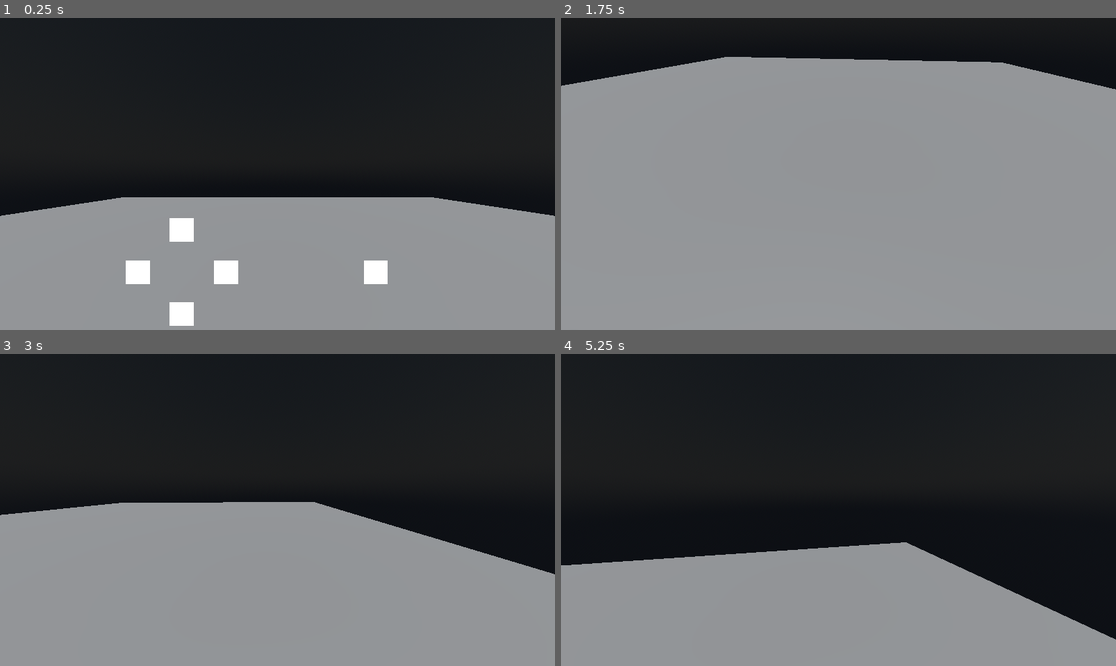
Above: before the commit, frames 1-4 (two rows, left to right).
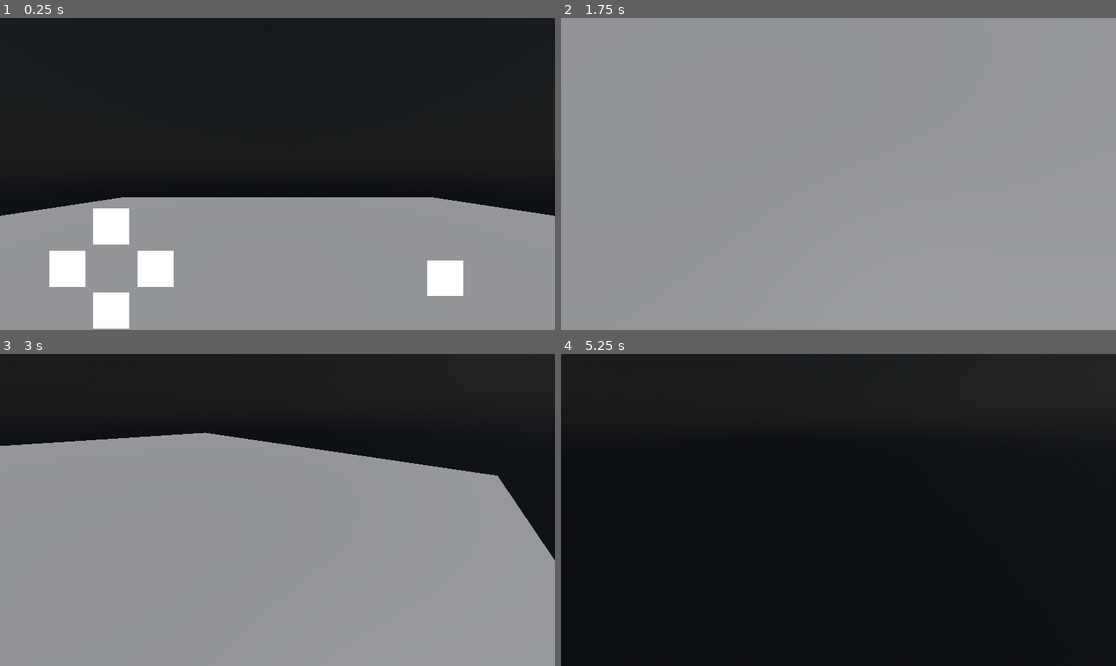
Above: after the commit, the same moments.

Repository: clbwhazzup/godot3D
Game: Godot game, scene res://scenes/level_1.tscn
Two runs of this game, one before a commit and one after it. Both use one fixed random seed, a clock stepped at 60 frames per second and the inputs below.
Inputs (mouse positions are in pixels of both pictures, inside the frame that each line leads up to):
- Up to frame 1 (0.25 s): no input
- Up to frame 2 (1.75 s): tap Enter at 0.5 s; move the mouse to (960, 158) at 0.52 s; hold D (move_right) 0.53-1.25 s; tap E (interact) at 0.6 s; click (960, 158) at 0.67 s; tap Space (jump) at 0.77 s; drag from (727, 189) to (810, 236) at 1.27 s
- Up to frame 3 (3 s): move the mouse to (333, 441) at 2.02 s; hold D (move_right) 2.03-2.78 s; tap E (interact) at 2.1, 2.85 s; move the mouse to (271, 516) at 2.77 s; hold W (move_forward) from 2.78 s (still down)
- Up to frame 4 (5.25 s): keep holding W (move_forward); tap Space (jump) at 3.02, 3.77, 4.52 s; move the mouse to (877, 513) at 3.52 s; tap E (interact) at 3.6, 4.35, 5.1 s; move the mouse to (794, 506) at 4.27 s; move the mouse to (844, 510) at 5.02 s

The runs differ from the first frame. In frame 1, 5.1% of the frame differs, in the area x 8-84%, y 61-100%; in frame 2, 16%; in frame 3, 20%; in frame 4, 31%, in the area x 0-100%, y 60-100%.

Commit message:
fixing touch controls pt5

Diff:
--- a/scenes/level_1.tscn
+++ b/scenes/level_1.tscn
@@ -69,6 +69,7 @@
 grow_horizontal = 2
 grow_vertical = 2
 mouse_filter = 2
+ratio = 1.6205
 script = ExtResource("2_bswci")
 
 [node name="Overlay" type="Control" parent="TouchControls"]
@@ -80,31 +81,32 @@
 anchors_preset = 2
 anchor_top = 1.0
 anchor_bottom = 1.0
+offset_left = 68.0
 offset_top = -245.0
-offset_right = 245.0
+offset_right = 313.0
 grow_vertical = 0
 
 [node name="Forward" type="TouchScreenButton" parent="TouchControls/Overlay/Directional"]
-position = Vector2(100, 12)
-scale = Vector2(50, 50)
+position = Vector2(74, -8)
+scale = Vector2(75, 75)
 texture_normal = SubResource("CanvasTexture_bswci")
 action = "move_forward"
 
 [node name="Back" type="TouchScreenButton" parent="TouchControls/Overlay/Directional"]
-position = Vector2(100, 187)
-scale = Vector2(50, 50)
+position = Vector2(74, 167)
+scale = Vector2(75, 75)
 texture_normal = SubResource("CanvasTexture_bswci")
 action = "move_back"
 
 [node name="Left" type="TouchScreenButton" parent="TouchControls/Overlay/Directional"]
-position = Vector2(9, 100)
-scale = Vector2(50, 50)
+position = Vector2(-17, 80)
+scale = Vector2(75, 75)
 texture_normal = SubResource("CanvasTexture_bswci")
 action = "move_left"
 
 [node name="Right" type="TouchScreenButton" parent="TouchControls/Overlay/Directional"]
-position = Vector2(192, 100)
-scale = Vector2(50, 50)
+position = Vector2(166, 80)
+scale = Vector2(75, 75)
 texture_normal = SubResource("CanvasTexture_bswci")
 action = "move_right"
 
@@ -115,12 +117,13 @@
 anchor_top = 1.0
 anchor_right = 1.0
 anchor_bottom = 1.0
-offset_left = -245.0
+offset_left = -315.0
 offset_top = -245.0
+offset_right = -70.0
 grow_horizontal = 0
 grow_vertical = 0
 
 [node name="Jump" type="TouchScreenButton" parent="TouchControls/Overlay/Other"]
 position = Vector2(100, 100)
-scale = Vector2(50, 50)
+scale = Vector2(75, 75)
 texture_normal = SubResource("CanvasTexture_rus8k")
